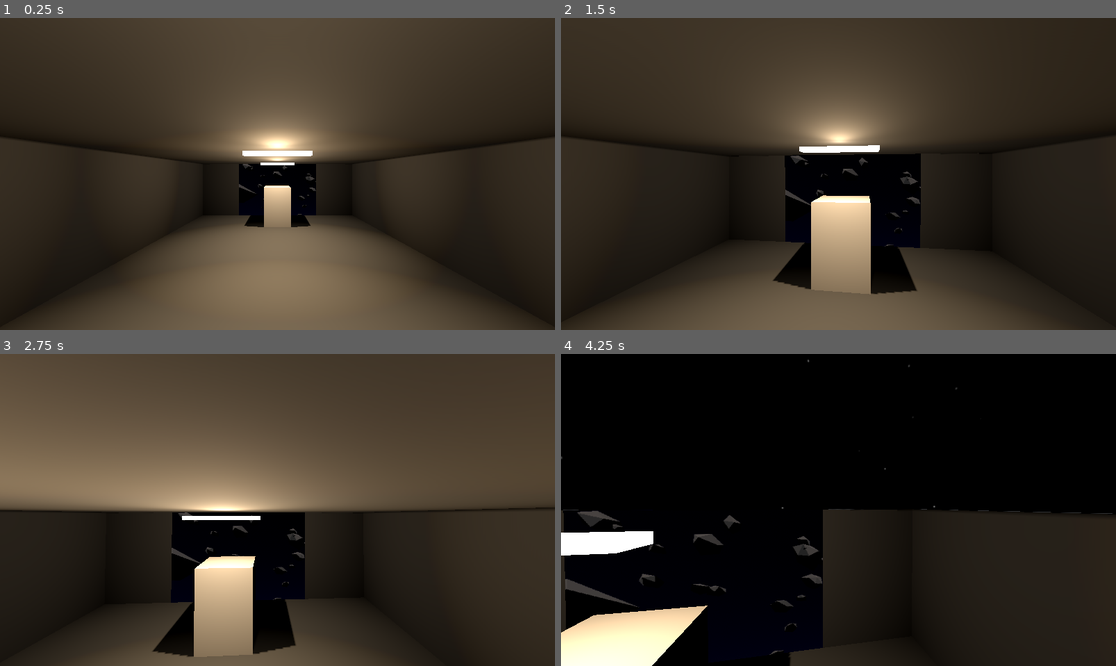
Above: before the commit, frames 1-4 (two rows, left to right).
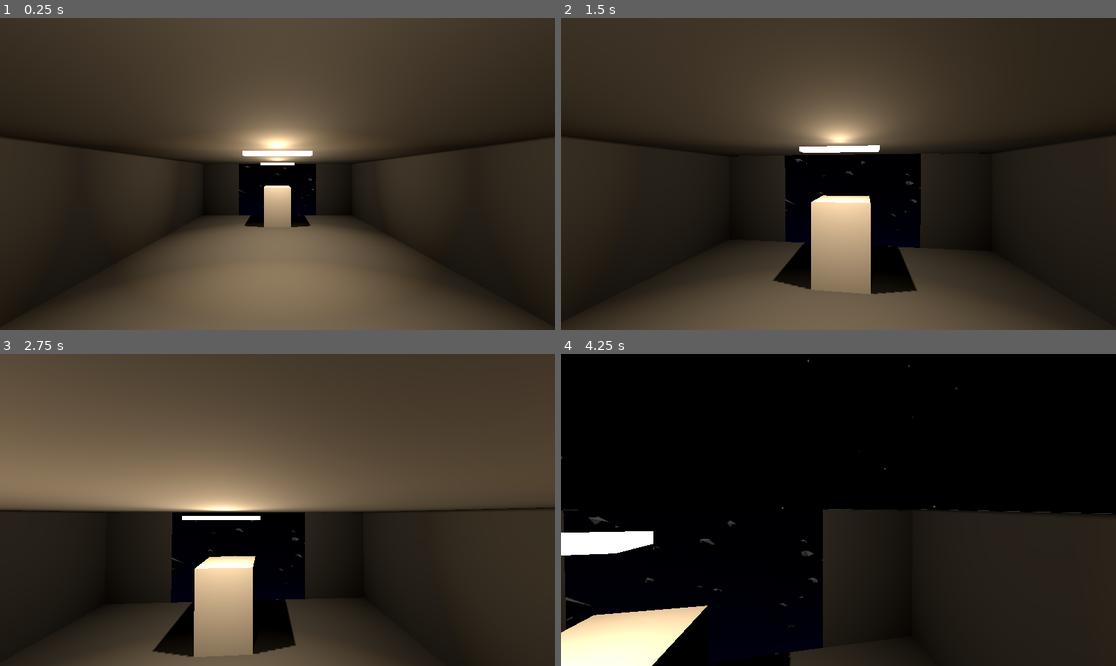
Above: after the commit, the same moments.

Repository: cbcom-wq/whoknows
Game: Godot game, scene res://scenes/flight_test.tscn
Two runs of this game, one before a commit and one after it. Both use one fixed random seed, a clock stepped at 60 frames per second and the inputs below.
Inputs (mouse positions are in pixels of both pictures, inside the frame that each line leads up to):
- Up to frame 1 (0.25 s): no input
- Up to frame 2 (1.5 s): tap Enter at 0.5 s; move the mouse to (866, 174) at 0.52 s; hold Space (boost) 0.53-1.28 s; hold W (move_forward) from 0.53 s (still down); click (866, 174) at 0.67 s; move the mouse to (810, 174) at 1.27 s; tap Ctrl (crouch) at 1.35 s
- Up to frame 3 (2.75 s): keep holding W (move_forward); move the mouse to (288, 503) at 2.02 s; hold V (cycle_camera) from 2.03 s (still down)
- Up to frame 4 (4.25 s): keep holding W (move_forward); move the mouse to (832, 516) at 2.77 s; release V (cycle_camera) at 2.78 s; tap F (interact) at 2.85 s; click (832, 516) at 2.92 s; tap Space (boost) at 3.5 s; move the mouse to (877, 513) at 3.52 s; hold Shift (sprint) from 3.53 s (still down)

The runs differ from the first frame. In frame 1, less than 0.1% of the frame differs, in the area x 43-57%, y 46-64%; in frame 2, 0.3%; in frame 3, 0.2%; in frame 4, 0.9%, in the area x 0-48%, y 50-97%.

Commit message:
fix: correct debris rock size and document the tscn comment defect
Review round 1 on Task 6c:

- Rock size: base mesh vertices were built at radius ~1.0 (diameter
  ~2), but the per-instance transform applies MIN/MAX_ROCK_METRES
  (5-40) as a direct uniform scale on that mesh, so shipped rocks were
  ~9.7-78.9m instead of the intended 5-40m. Normalised the base mesh
  to a true unit diameter (extra 0.5 factor in _build_rock_mesh) so
  the per-instance scale equals the final diameter directly; measured
  before (9.7-9.9m / 77.5-78.9m) and after (4.8-4.9m / 38.8-39.5m) via
  ArrayMesh.get_aabb(), not reasoned about. CLEARANCE_METRES and its
  comment updated to match (max rock radius is now 20m, not 40m).

- Added CLAUDE.md: a standing convention note on the '#' comment
  defect found during this task (three failure shapes, and that
  load-warning checks don't catch it), so later tasks don't
  reintroduce it in this or other .tscn/.tres files.

- Rewrote task-6c-report.md, which had not actually persisted to disk
  after the original implementation despite the Write tool reporting
  success -- this round's copy covers the original work plus both
  review findings, with full repro steps, the inventory of affected
  properties/nodes, and before/after measurements.

Co-Authored-By: Claude Opus 5 <noreply@anthropic.com>

Diff:
--- a/who-knows/src/world/debris_field.gd
+++ b/who-knows/src/world/debris_field.gd
@@ -19,16 +19,19 @@
 ## Render layer 1 (exterior) only, so the directional light lights these
 ## and the interior practicals (layer 2, 5 km away besides) never can.
 
-## Rock size range in metres -- this is the per-instance uniform scale
-## applied to the shared unit-ish rock mesh, not a separate parameter.
+## Rock diameter range in metres. _build_rock_mesh() below builds a base
+## mesh with a true unit diameter (vertices at radius ~0.5, not ~1 -- see
+## its own comment), so the per-instance uniform scale applied to it in
+## _build_multimesh() equals this directly. Measured, not assumed: see
+## task-6c-report.md for the built mesh's actual AABB at both ends.
 const MIN_ROCK_METRES := 5.0
 const MAX_ROCK_METRES := 40.0
 
 ## Nothing scatters closer to the field's centre than this. `Ship.exterior`
 ## spawns at the world origin (Task 2), so keeping this clearance around
 ## the origin -- comfortably past the hull's half-diagonal (~7.3 m for the
-## 8x4x12 box) plus the largest possible rock radius (40 m) -- keeps a rock
-## from ever landing on top of the ship at spawn.
+## 8x4x12 box) plus the largest possible rock radius (MAX_ROCK_METRES / 2 =
+## 20 m) -- keeps a rock from ever landing on top of the ship at spawn.
 const CLEARANCE_METRES := 80.0
 
 ## How much the base rock shape's vertices are pushed in/out from a unit
@@ -81,11 +84,12 @@
 	push_error("DebrisField: radius %f leaves no room outside CLEARANCE_METRES %f" % [radius, CLEARANCE_METRES])
 	return Vector3(radius, 0.0, 0.0)
 
-## One low-poly rock, shared by every instance via MultiMesh: an
-## icosahedron with each vertex's radius jittered outward or inward, built
-## with hard per-face normals (three unique vertices per triangle, all
-## sharing that triangle's own normal) so it renders flat-shaded with hard
-## edges -- the same look Task 6b's interior shell uses, no textures.
+## One low-poly rock, shared by every instance via MultiMesh: a
+## unit-diameter icosahedron with each vertex's radius jittered outward or
+## inward, built with hard per-face normals (three unique vertices per
+## triangle, all sharing that triangle's own normal) so it renders
+## flat-shaded with hard edges -- the same look Task 6b's interior shell
+## uses, no textures.
 func _build_rock_mesh(rng: RandomNumberGenerator) -> ArrayMesh:
 	var phi := (1.0 + sqrt(5.0)) / 2.0
 	var corners := [
@@ -100,10 +104,15 @@
 		[4, 9, 5], [2, 4, 11], [6, 2, 10], [8, 6, 7], [9, 8, 1],
 	]
 
+	# 0.5 so the base shape's diameter (not radius) is ~1: MIN/MAX_ROCK_METRES
+	# are a diameter range, and the per-instance scale in _build_multimesh()
+	# is applied directly to this mesh, so a unit-diameter base makes that
+	# scale equal the rock's final diameter in metres -- verified by
+	# measuring the built mesh's AABB, not assumed (task-6c-report.md).
 	var jittered: Array[Vector3] = []
 	for corner in corners:
 		var jitter := 1.0 + rng.randf_range(-ROCK_JITTER, ROCK_JITTER)
-		jittered.append(corner.normalized() * jitter)
+		jittered.append(corner.normalized() * jitter * 0.5)
 
 	var positions := PackedVector3Array()
 	var normals := PackedVector3Array()
Not shown, added: CLAUDE.md
